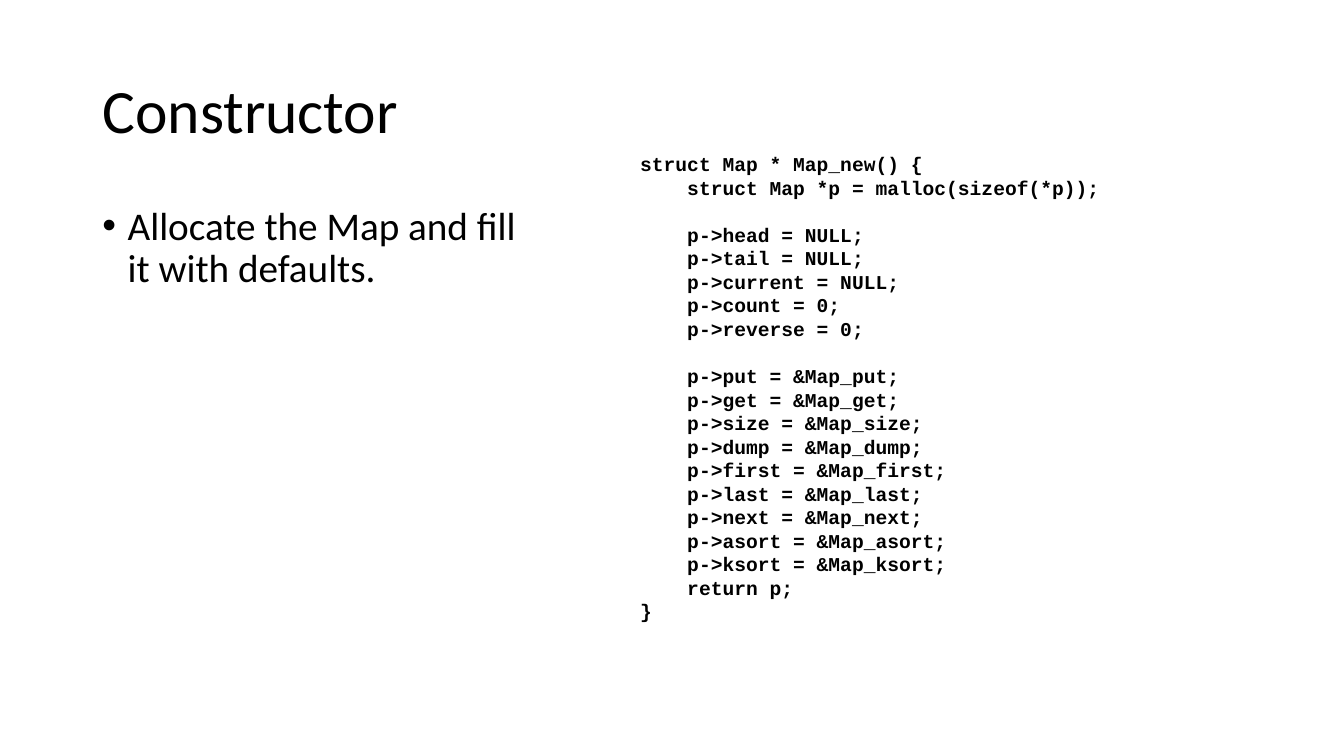
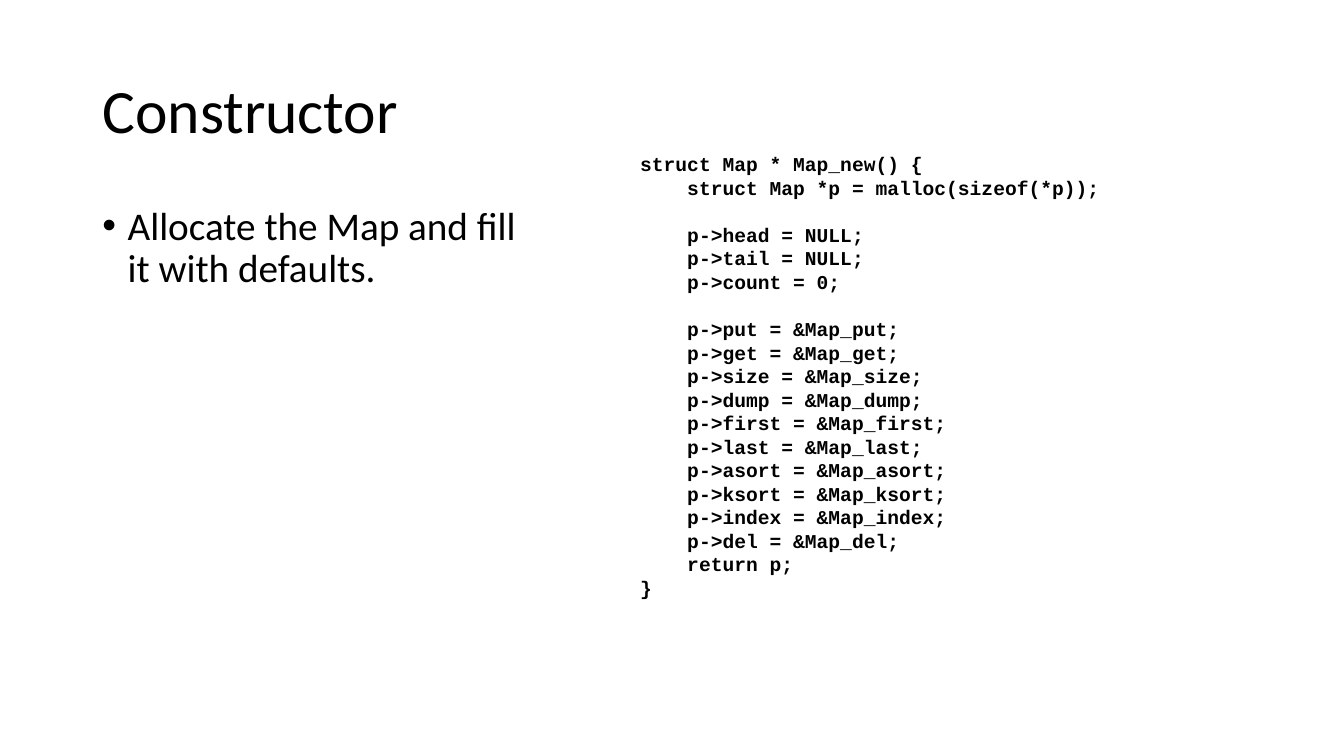
Before and after one commit to csev/cc4e, a slide deck: slide 13 of lectures/CC-04-Data-Structure.pptx. Drawn at 1344x756 pixels with LibreOffice and Linux fonts; fonts in the diff are those of the drawing. Boxes give left, top, right and bottom in pixels: in the first picture for what was removed or moved away, otherwise in the second. Text is boxed around its words. In the diff, an @@ line names an element or a change of style, - is before the commit and + after.

```diff
--- a/lectures/CC-04-Data-Structure.pptx
+++ b/lectures/CC-04-Data-Structure.pptx
@@ text at [687, 276, 899, 293]: paragraph removed @@
-p->current = NULL;
@@ text at [687, 323, 864, 340]: paragraph removed @@
-p->reverse = 0;
@@ text at [687, 511, 923, 528]: paragraph removed @@
-p->next = &Map_next;
@@ text at [687, 511, 946, 552]: paragraphs added @@
+p->index = &Map_index;
+p->del = &Map_del;
```
Also in this commit, not shown: 9 other slides changed, 1 slide added, 1 slide removed, 1 other file.
